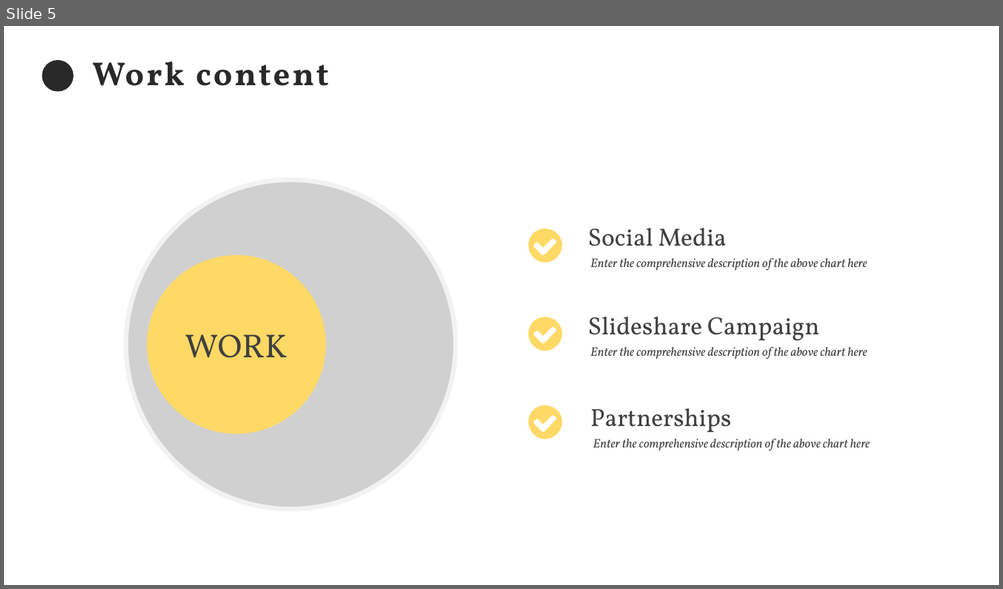
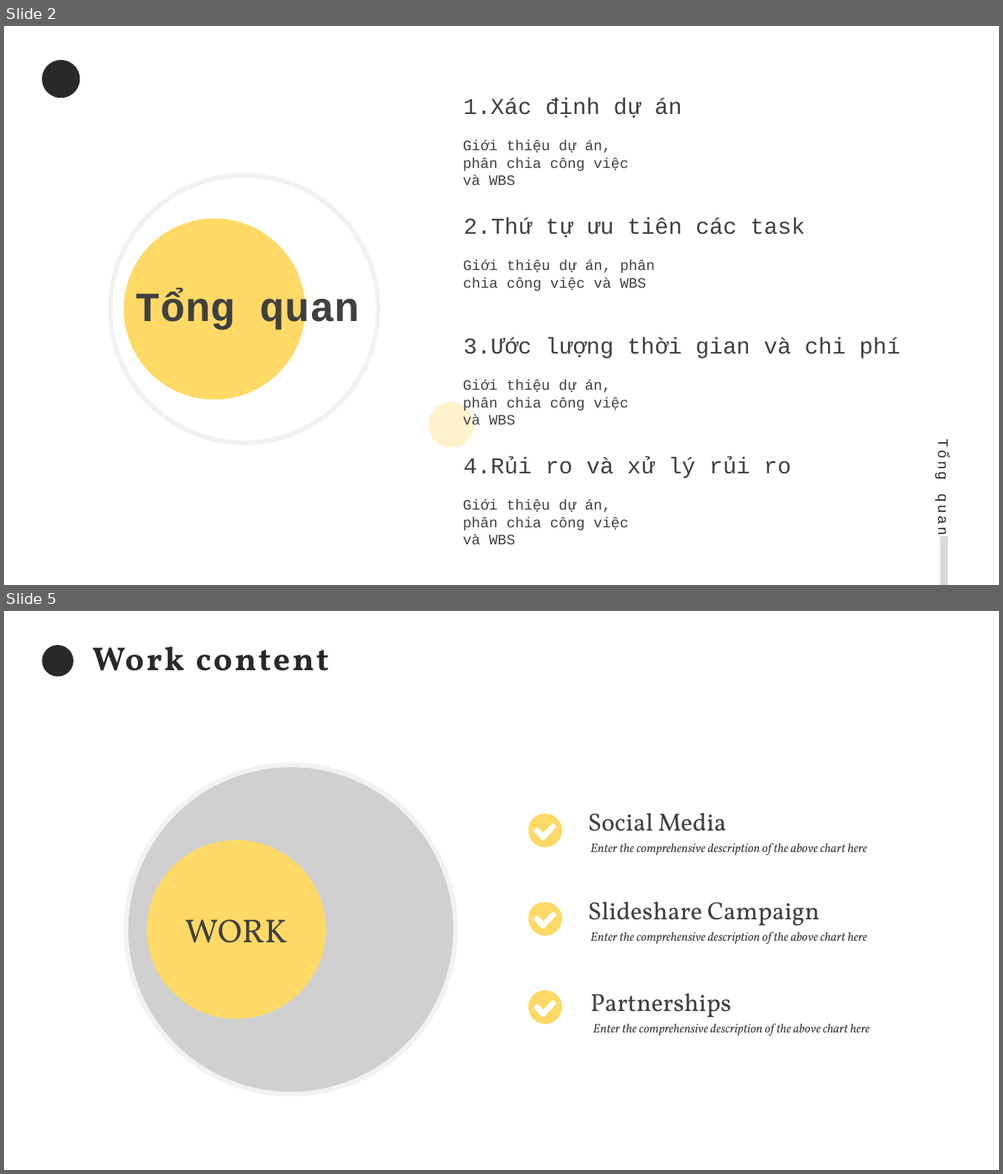
Before and after one commit to EdgarIgnite16/MSP-Project, a slide deck: Report/Nhom9_SingedShop.pptx. Shown one above the other, each under a label of ours: slide 5 before the commit, slides 2 and 5 after it; the slides between them are not shown. The pictures are 1003x589 and 1003x1174 pixels, drawn with LibreOffice and Linux fonts; fonts in the diff are those of the drawing; grey boxes stand for pictures; background and template pictures are left out. Boxes give left, top, right and bottom in pixels: in the first picture for what was removed or moved away, otherwise in the second. Text is boxed around its words. In the diff, an @@ line names an element or a change of style, - is before the commit and + after.

```diff
--- a/Report/Nhom9_SingedShop.pptx
+++ b/Report/Nhom9_SingedShop.pptx
@@ slide 2 added at (x1=4, y1=26, x2=999, y2=585), background picture (left out) @@
@@ ellipse added at (x1=42, y1=60, x2=80, y2=99), fill #292929 @@
@@ text added at (x1=464, y1=98, x2=682, y2=118), 22 pt, text #404040 @@
+1.Xác định dự án
@@ text added at (x1=463, y1=140, x2=628, y2=185), 14 pt, text #404040 @@
+Giới thiệu dự án, phân chia công việc và WBS
@@ ellipse added at (x1=110, y1=175, x2=378, y2=443), outline #F2F2F2 4.5 pt @@
@@ ellipse added at (x1=124, y1=218, x2=305, y2=400), fill #FFD966 @@
@@ text added at (x1=464, y1=218, x2=805, y2=238), 22 pt, text #404040 @@
+2.Thứ tự ưu tiên các task
@@ text added at (x1=463, y1=260, x2=654, y2=291), 14 pt, text #404040 @@
+Giới thiệu dự án, phân chia công việc và WBS
@@ text added at (x1=136, y1=292, x2=359, y2=332), 40 pt, text #404040, bold @@
+Tổng quan
@@ text added at (x1=464, y1=338, x2=899, y2=359), 22 pt, text #404040 @@
+3.Ước lượng thời gian và chi phí
@@ text added at (x1=463, y1=380, x2=628, y2=429), 14 pt, text #404040 @@
+Giới thiệu dự án, phân chia công việc và WBS
@@ ellipse added at (x1=429, y1=402, x2=474, y2=448), fill #FFF2CC @@
@@ text added at (x1=933, y1=443, x2=950, y2=534), 14 pt, text #292929 @@
+Tổng quan
@@ text added at (x1=464, y1=457, x2=791, y2=479), 22 pt, text #404040 @@
+4.Rủi ro và xử lý rủi ro
@@ text added at (x1=463, y1=500, x2=628, y2=545), 14 pt, text #404040 @@
+Giới thiệu dự án, phân chia công việc và WBS
@@ rectangle added at (x1=939, y1=537, x2=948, y2=585), fill #D9D9D9 @@
```
Also in this commit, not shown: 1 slide changed, 2 other slides added, 3 slides removed.
